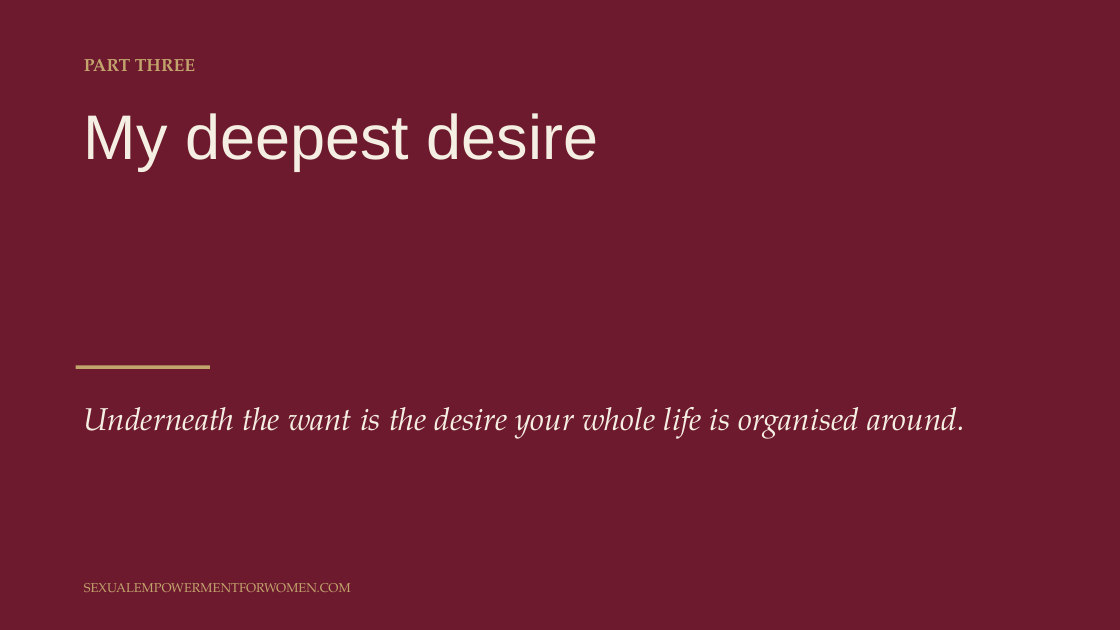
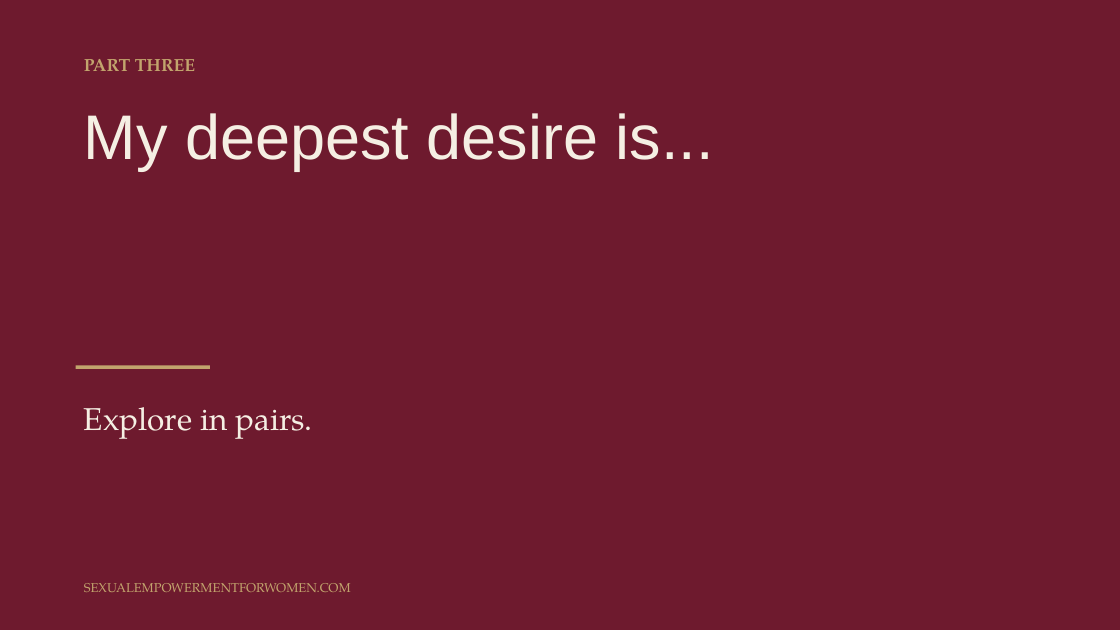
Before and after one commit to tarisha-starr/GitHub-folder, a slide deck: slide 17 of content/sessions/slides/Session-1-Coming-Home-to-Yourself.pptx. Drawn at 1120x630 pixels with LibreOffice and Linux fonts; fonts in the diff are those of the drawing. Boxes give left, top, right and bottom in pixels: in the first picture for what was removed or moved away, otherwise in the second. Text is boxed around its words. In the diff, an @@ line names an element or a change of style, - is before the commit and + after.

```diff
--- a/content/sessions/slides/Session-1-Coming-Home-to-Yourself.pptx
+++ b/content/sessions/slides/Session-1-Coming-Home-to-Yourself.pptx
@@ text at (x1=84, y1=113, x2=714, y2=170): text changed @@
-My deepest desire
+My deepest desire is...
@@ text at (x1=84, y1=407, x2=312, y2=439): text changed; italic off @@
-Underneath the want is the desire your whole life is organised around.
+Explore in pairs.
```
Also in this commit, not shown: 15 other slides changed, 2 other files.
